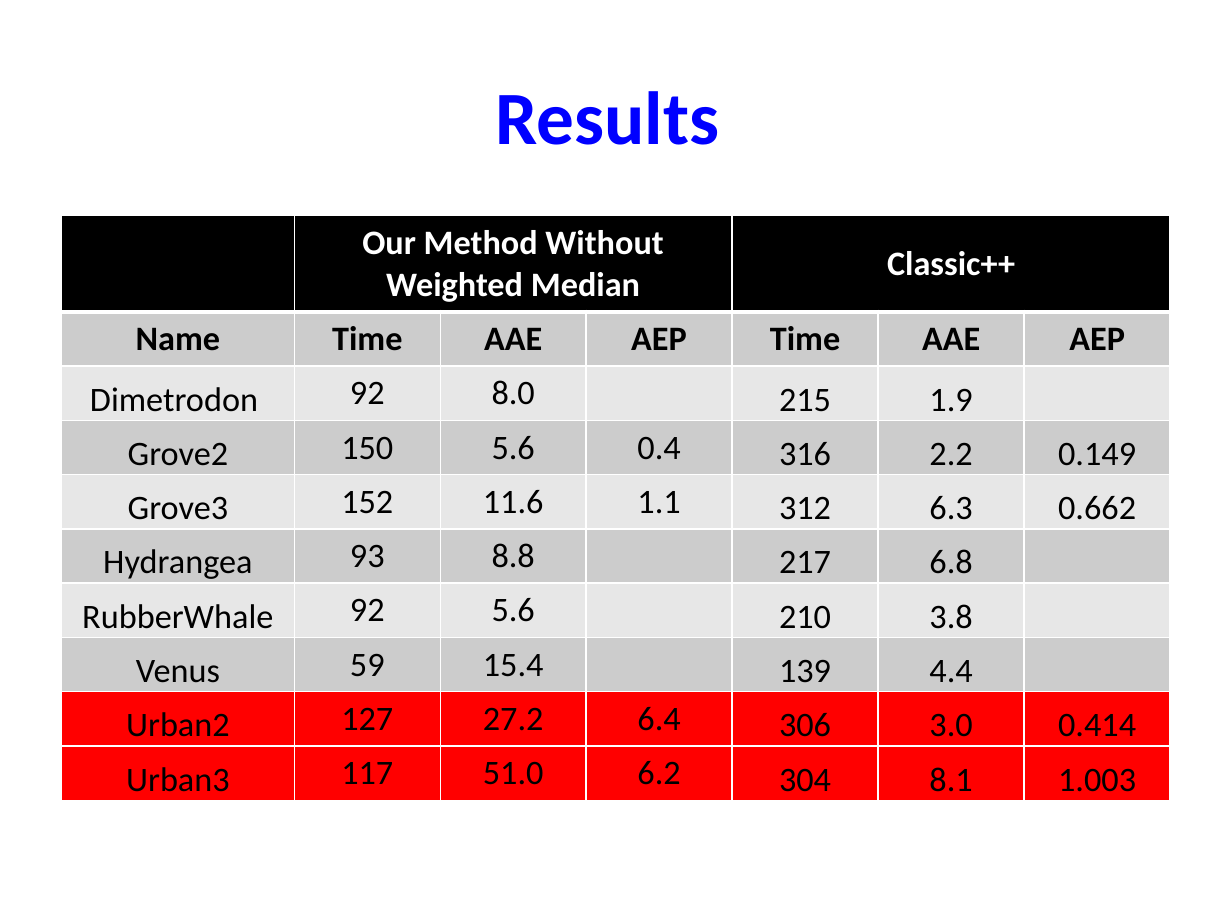
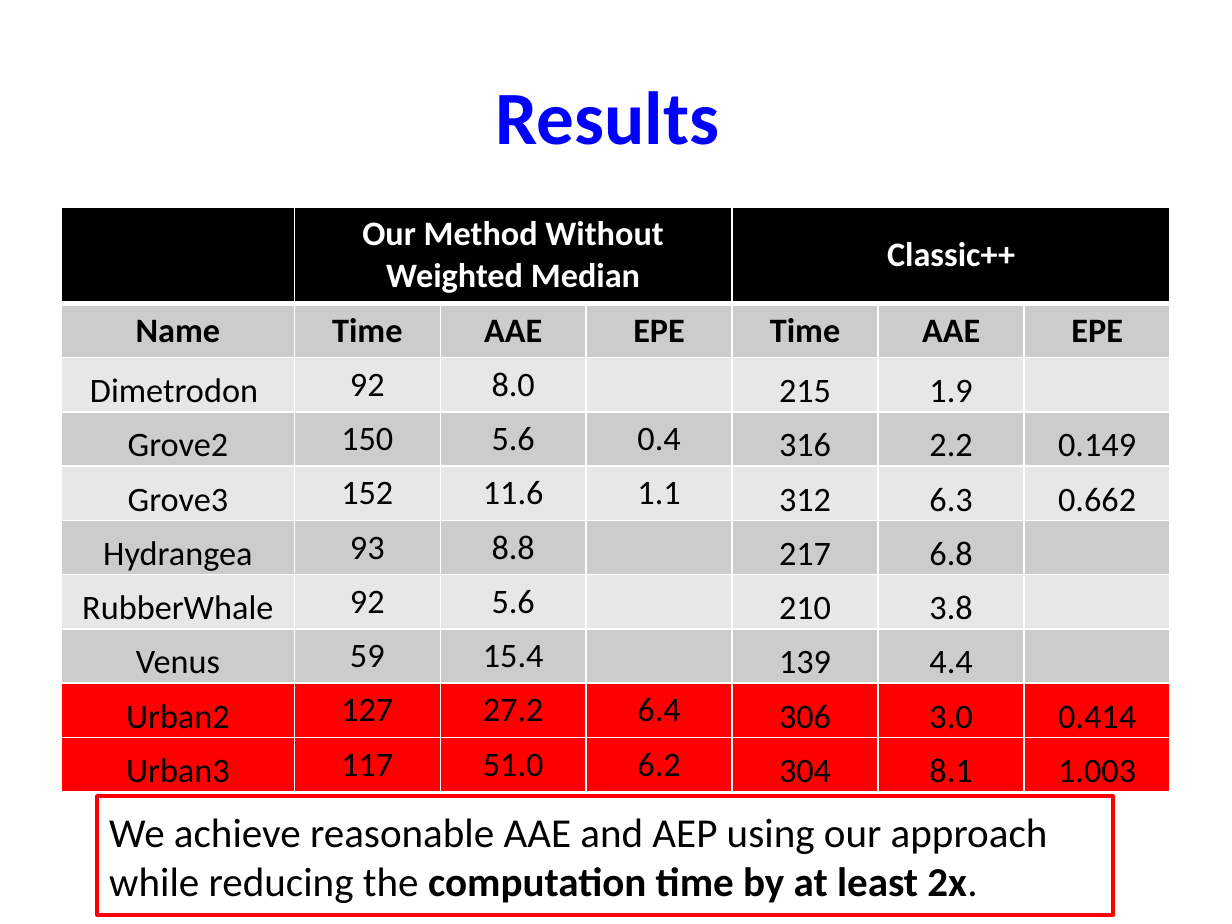
Before and after one commit to tkoolen/6869-project, a slide deck: slide 7 of presentation.pptx (slide 6 before the commit). Drawn at 1232x924 pixels with LibreOffice and Linux fonts; fonts in the diff are those of the drawing. Boxes give left, top, right and bottom in pixels: in the first picture for what was removed or moved away, otherwise in the second. Text is boxed around its words. In the diff, an @@ line names an element or a change of style, - is before the commit and + after.

Commit message:
Updated presentation with new figure and slides. Still need to update EPE in table..

```diff
--- a/presentation.pptx
+++ b/presentation.pptx
@@ table at bbox=[62, 207, 1170, 787] @@
-row 2, column 4: AEP
+row 2, column 4: EPE
-row 2, column 7: AEP
+row 2, column 7: EPE
@@ table: place and size @@
-table at bbox=[62, 216, 1170, 796]
+table at bbox=[62, 207, 1170, 787]
@@ rectangle added at bbox=[97, 796, 1114, 914], outline #FF0000 2.25 pt, 24 pt, text #000000 @@
+We achieve reasonable AAE and AEP using our approach while reducing the computation time by at least 2x.
```
Also in this commit, not shown: 4 other slides changed, 3 slides added.
